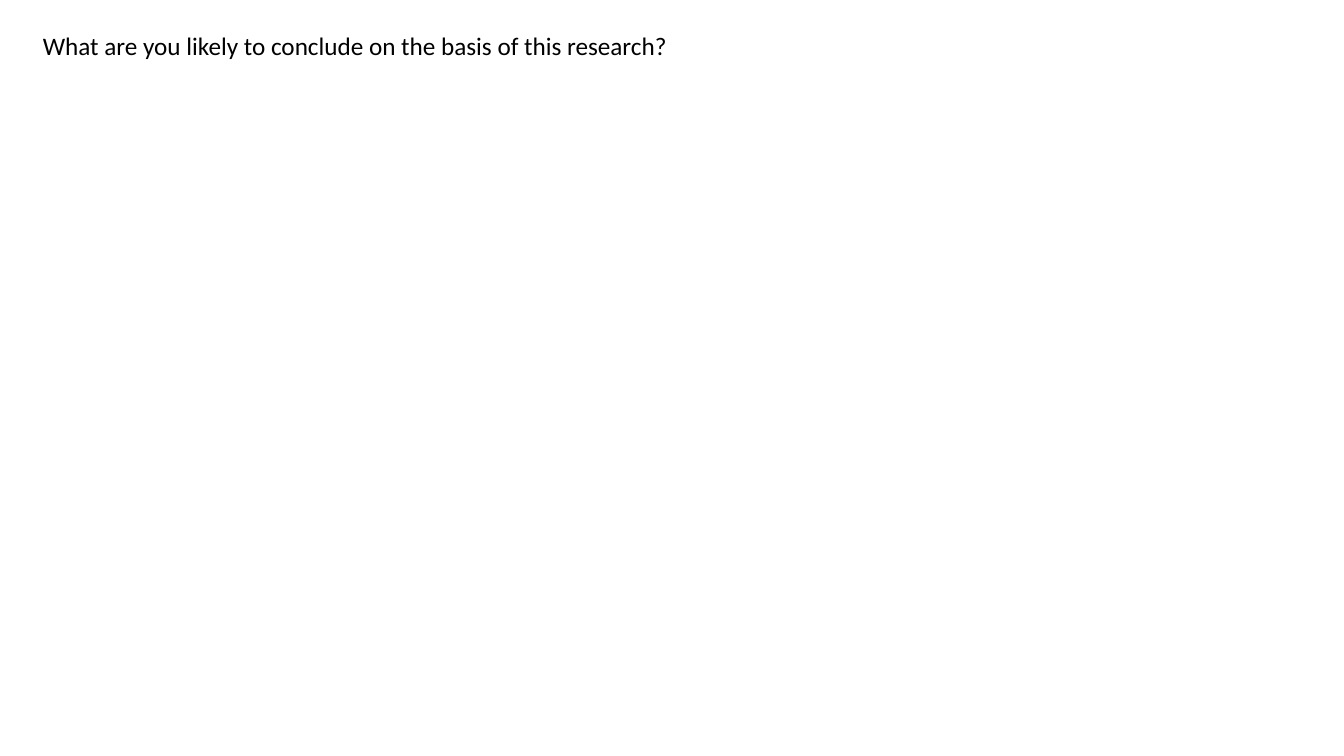
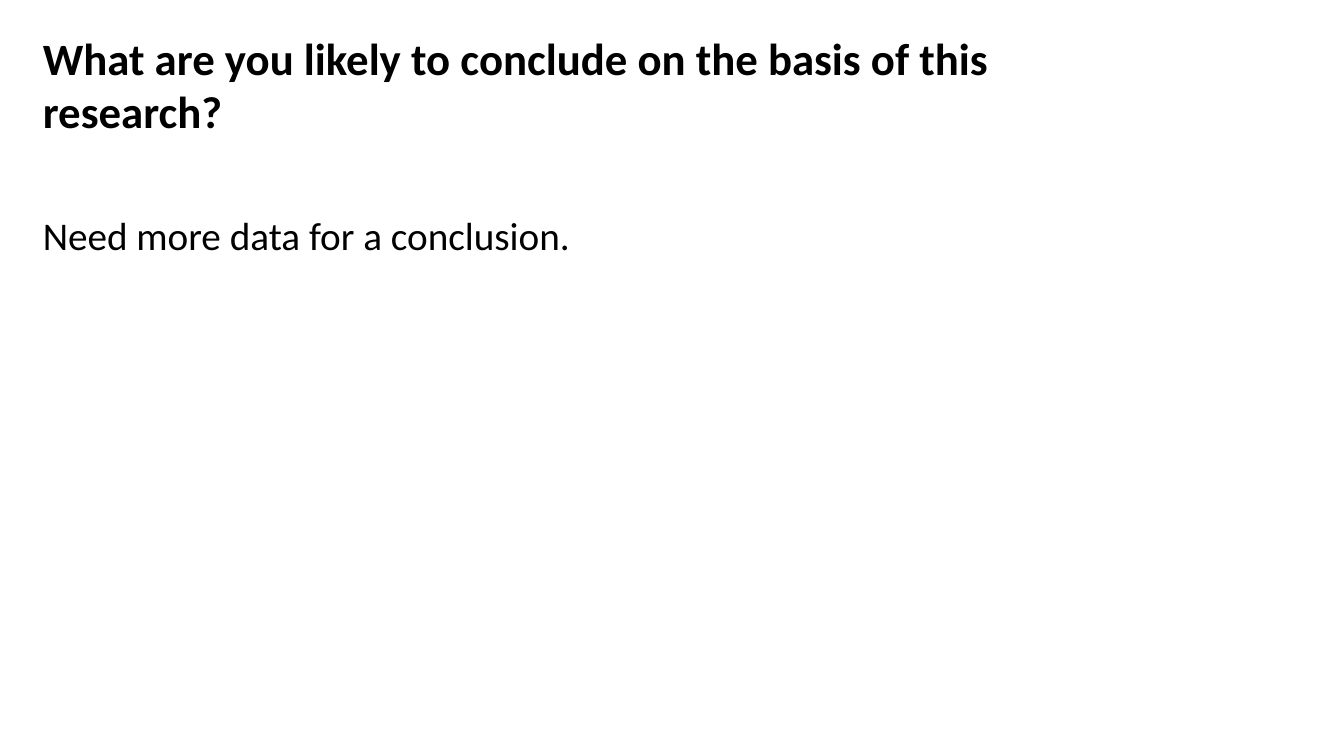
Before and after one commit to Alli1223/comp320-comp360-dissertation, a slide deck: slide 9 of Presentations/Findings Presentation/Findings.pptx (slide 8 before the commit). Drawn at 1344x756 pixels with LibreOffice and Linux fonts; fonts in the diff are those of the drawing. Boxes give left, top, right and bottom in pixels: in the first picture for what was removed or moved away, otherwise in the second. Text is boxed around its words. In the diff, an @@ line names an element or a change of style, - is before the commit and + after.

```diff
--- a/Presentations/Findings Presentation/Findings.pptx
+++ b/Presentations/Findings Presentation/Findings.pptx
@@ text "What are you likely to ..." at <box>43,43,987,129</box>: size 18 to 32 pt, bold on @@
@@ text added at <box>43,222,570,251</box>, 28 pt, text #000000 @@
+Need more data for a conclusion.
```
Also in this commit, not shown: 3 other slides changed, 6 slides added, 5 slides removed, 13 other files.
